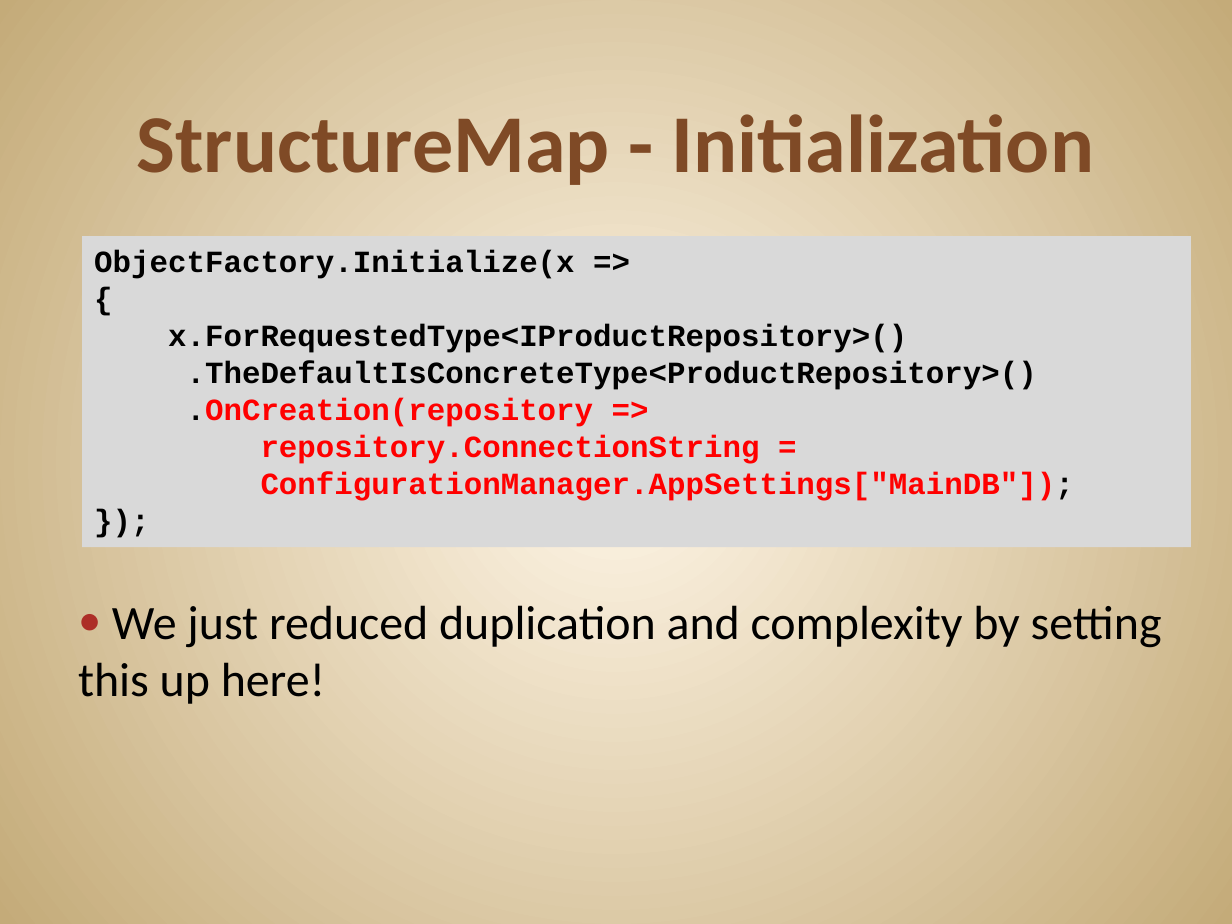
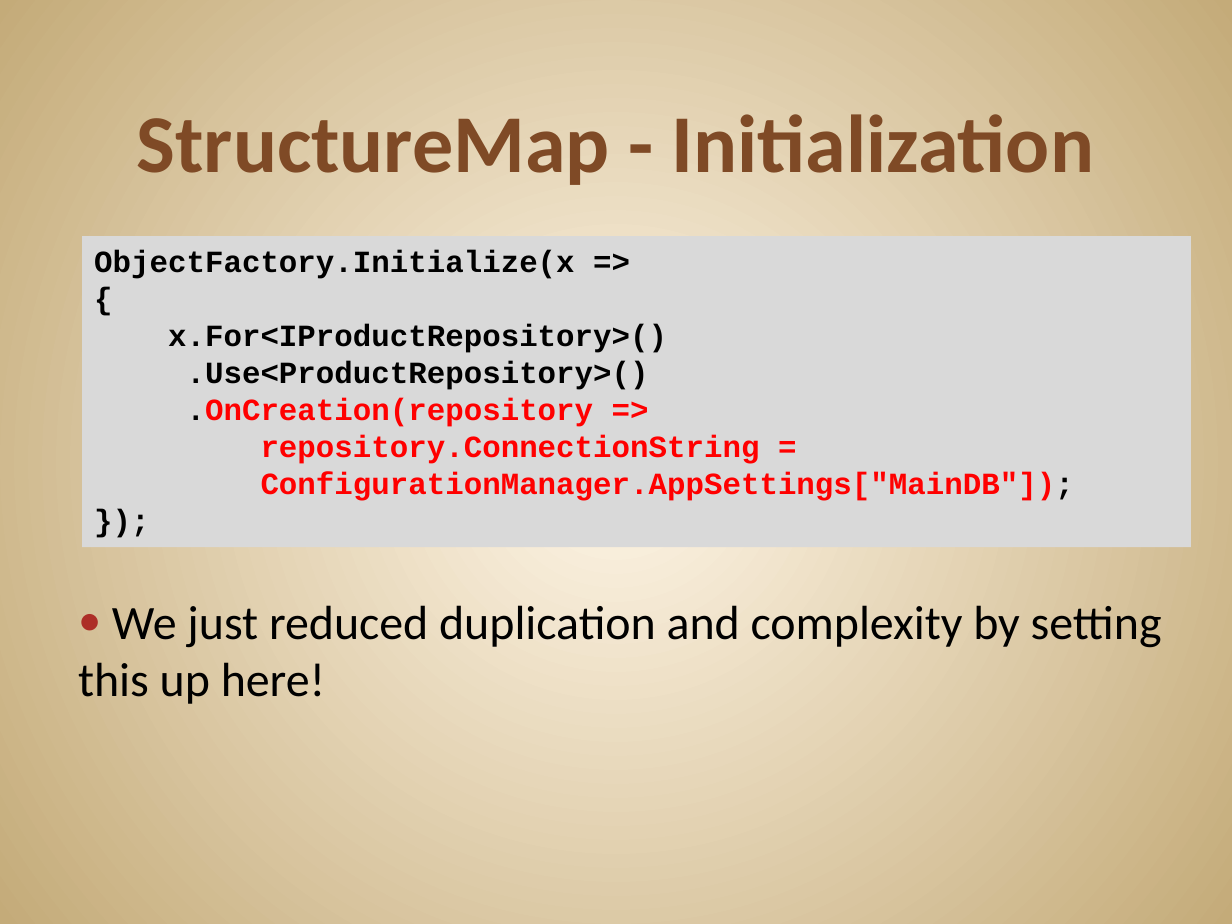
Before and after one commit to JonKruger/solid-principles, a slide deck: slide 70 of SOLID Software Design Principles - without small methods.pptx. Drawn at 1232x924 pixels with LibreOffice and Linux fonts; fonts in the diff are those of the drawing. Boxes give left, top, right and bottom in pixels: in the first picture for what was removed or moved away, otherwise in the second. Text is boxed around its words. In the diff, an @@ line names an element or a change of style, - is before the commit and + after.

```diff
--- a/SOLID Software Design Principles - without small methods.pptx
+++ b/SOLID Software Design Principles - without small methods.pptx
@@ text in rectangle at [168, 324, 667, 390]: text changed @@
-x.ForRequestedType<IProductRepository>()
-.TheDefaultIsConcreteType<ProductRepository>()
+x.For<IProductRepository>()
+.Use<ProductRepository>()
```
Also in this commit, not shown: 4 other slides changed.
